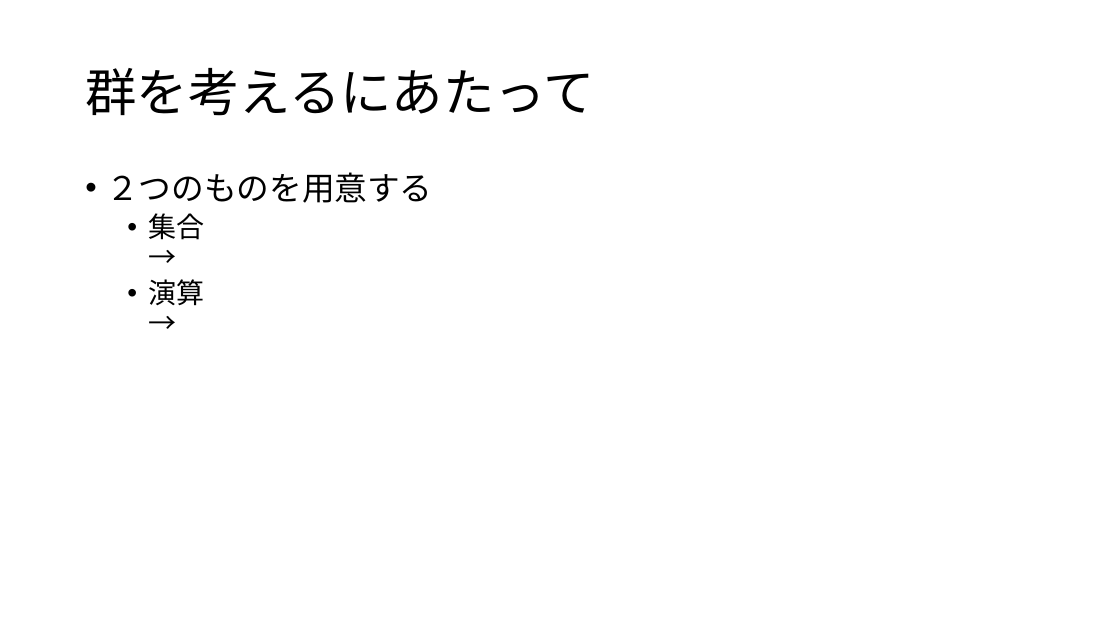
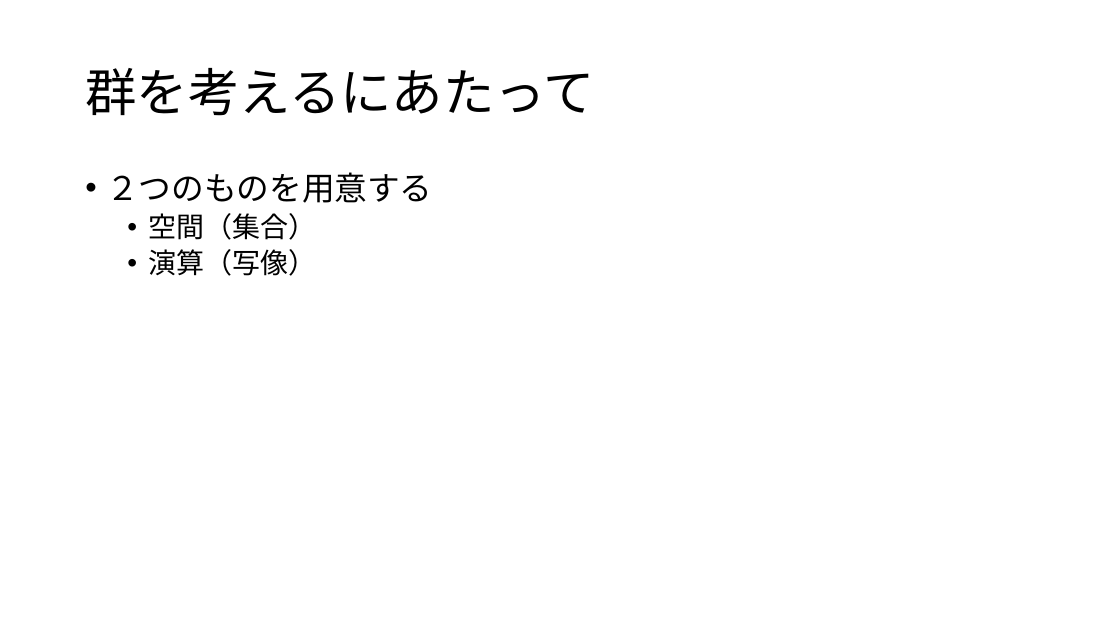
Before and after one commit to math-er/hyperbolic-space, a slide deck: slide 5 of 群の気持ち.pptx (slide 4 before the commit). Drawn at 1120x630 pixels with LibreOffice and Linux fonts; fonts in the diff are those of the drawing. Boxes give left, top, right and bottom in pixels: in the first picture for what was removed or moved away, otherwise in the second. Text is boxed around its words. In the diff, an @@ line names an element or a change of style, - is before the commit and + after.

```diff
--- a/群の気持ち.pptx
+++ b/群の気持ち.pptx
@@ text at [148, 213, 316, 276]: text changed @@
-  • 集合
-    →
-  • 演算
-    →
+  • 空間（集合）
+  • 演算（写像）
```
Also in this commit, not shown: 7 other slides changed, 5 slides added, 2 slides removed.
